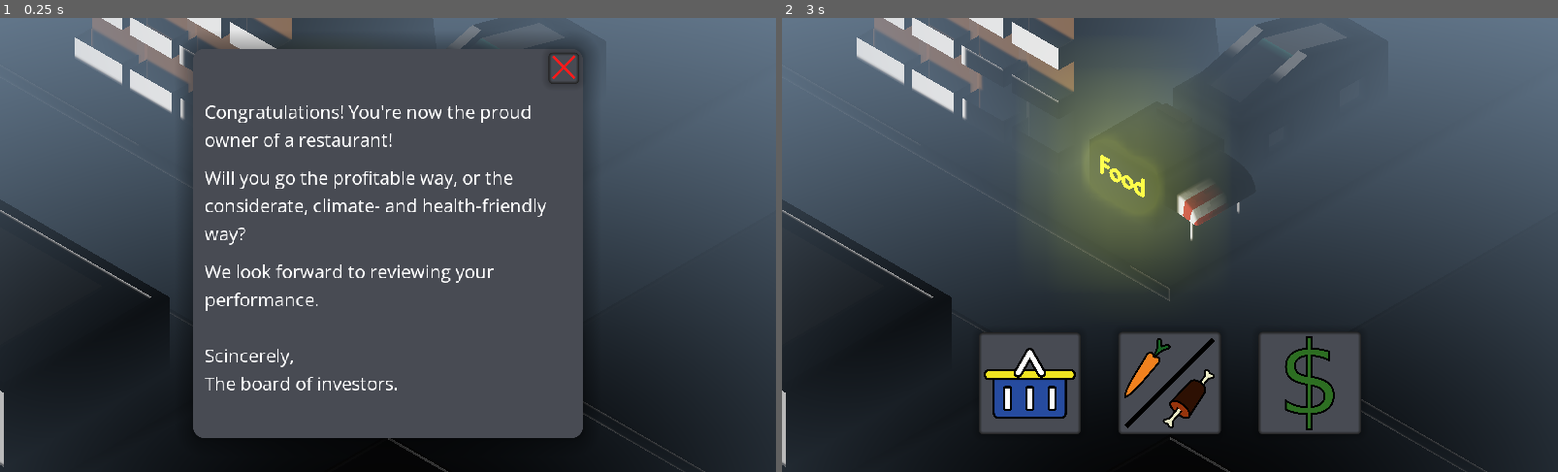
Above: before the commit, frames 1-2 (left to right).
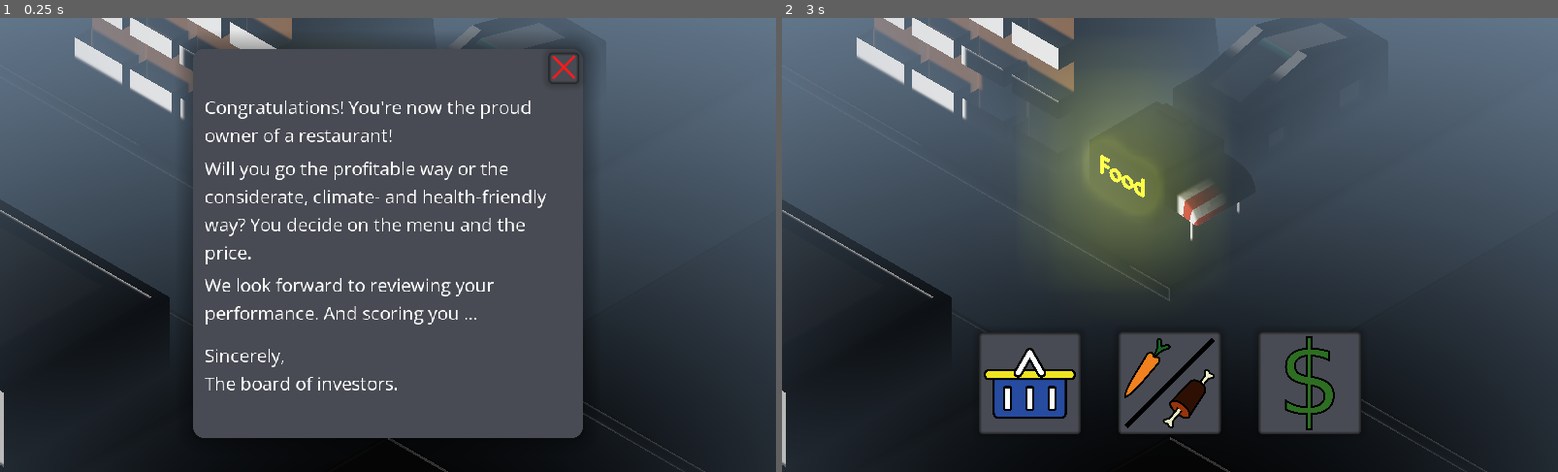
Above: after the commit, the same moments.

Repository: Rhowea/DDUEksamensprojekt
Game: Godot game, scene res://World.tscn
The game is run twice, just before and just after one commit, with the same random seed, the same clock (stepped at 60 frames per second) and the same inputs.
Inputs (mouse positions are in pixels of both pictures, inside the frame that each line leads up to):
- Up to frame 1 (0.25 s): no input
- Up to frame 2 (3 s): click (1030, 381) at 0.5 s; click (1170, 381) at 1.25 s; click (1309, 381) at 2 s; click (1348, 67) at 2.75 s

The runs differ from the first frame. In frame 1, 4.0% of the frame differs, in the area x 26-71%, y 18-77%; in frame 2, nothing differs.

Commit message:
Updated expository/narrative text

Diff:
--- a/World.tscn
+++ b/World.tscn
@@ -1758,9 +1758,9 @@
 alignment = 1
 
 [node name="Label" type="Label" parent="Camera/MainUI/AspectRatioContainer/IntroDialogue/VBoxContainer"]
-margin_top = 11.0
+margin_top = 5.0
 margin_right = 484.0
-margin_bottom = 82.0
+margin_bottom = 76.0
 size_flags_vertical = 6
 theme = ExtResource( 31 )
 custom_fonts/font = SubResource( 10 )
@@ -1768,23 +1768,23 @@
 autowrap = true
 
 [node name="Label2" type="Label" parent="Camera/MainUI/AspectRatioContainer/IntroDialogue/VBoxContainer"]
-margin_top = 98.0
+margin_top = 86.0
 margin_right = 484.0
-margin_bottom = 206.0
+margin_bottom = 231.0
 size_flags_vertical = 6
 theme = ExtResource( 31 )
 custom_fonts/font = SubResource( 10 )
-text = "Will you go the profitable way, or the considerate, climate- and health-friendly way?"
+text = "Will you go the profitable way or the considerate, climate- and health-friendly way? You decide on the menu and the price."
 autowrap = true
 
 [node name="Label3" type="Label" parent="Camera/MainUI/AspectRatioContainer/IntroDialogue/VBoxContainer"]
-margin_top = 222.0
+margin_top = 240.0
 margin_right = 484.0
-margin_bottom = 293.0
+margin_bottom = 311.0
 size_flags_vertical = 6
 theme = ExtResource( 31 )
 custom_fonts/font = SubResource( 10 )
-text = "We look forward to reviewing your performance."
+text = "We look forward to reviewing your performance. And scoring you ..."
 autowrap = true
 
 [node name="Label4" type="Label" parent="Camera/MainUI/AspectRatioContainer/IntroDialogue/VBoxContainer"]
@@ -1794,7 +1794,7 @@
 size_flags_vertical = 10
 theme = ExtResource( 31 )
 custom_fonts/font = SubResource( 10 )
-text = "Scincerely,
+text = "Sincerely,
 The board of investors."
 autowrap = true
 
